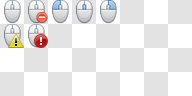
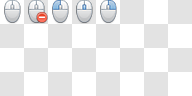
Layered file, before and after one edit (w=192, h=96). Changes by layer:
hid group "warning" (5 layers) over [4, 24, 24, 48]
hid group "error" (6 layers) over [28, 24, 48, 48]
